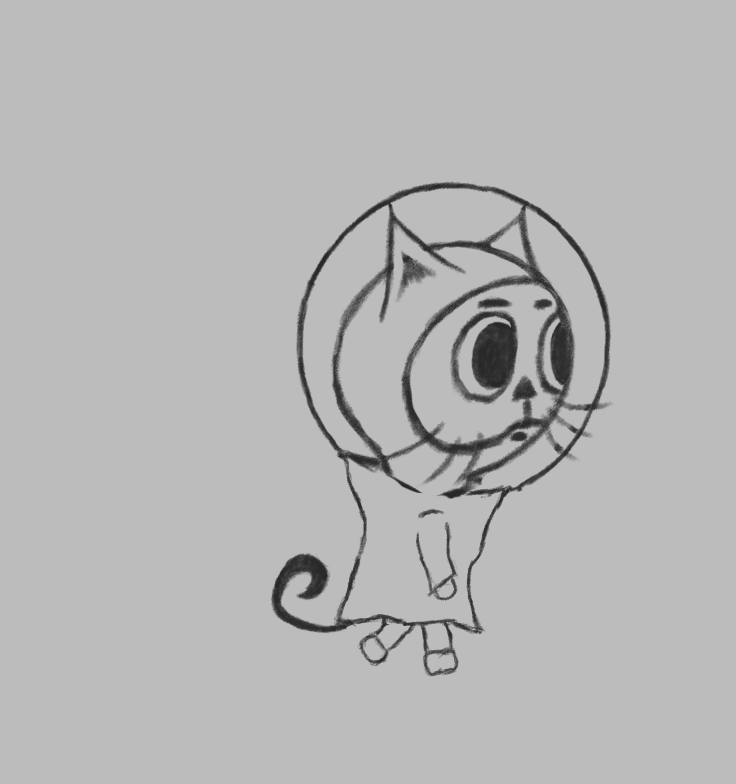
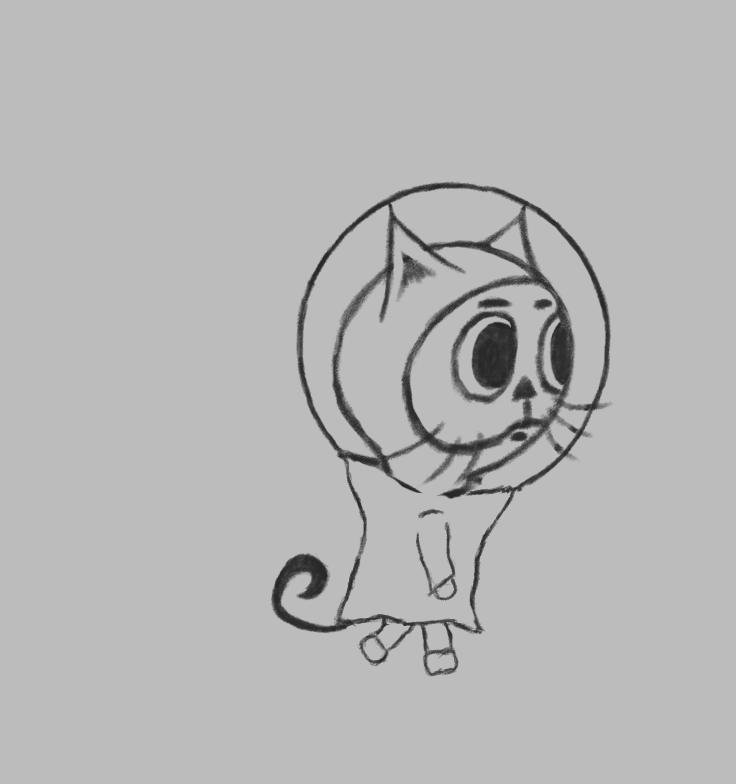
Layers edited between the first and the second 736x784 image:
painted on "Layer 31" over 454, 487, 517, 630
painted on "Group 5 copy" over 353, 460, 509, 628
